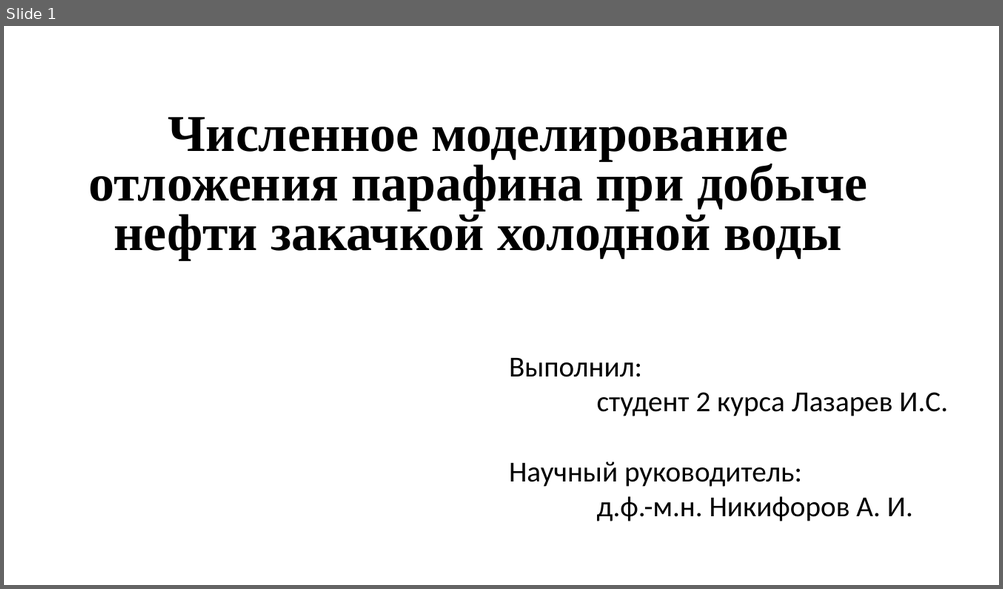
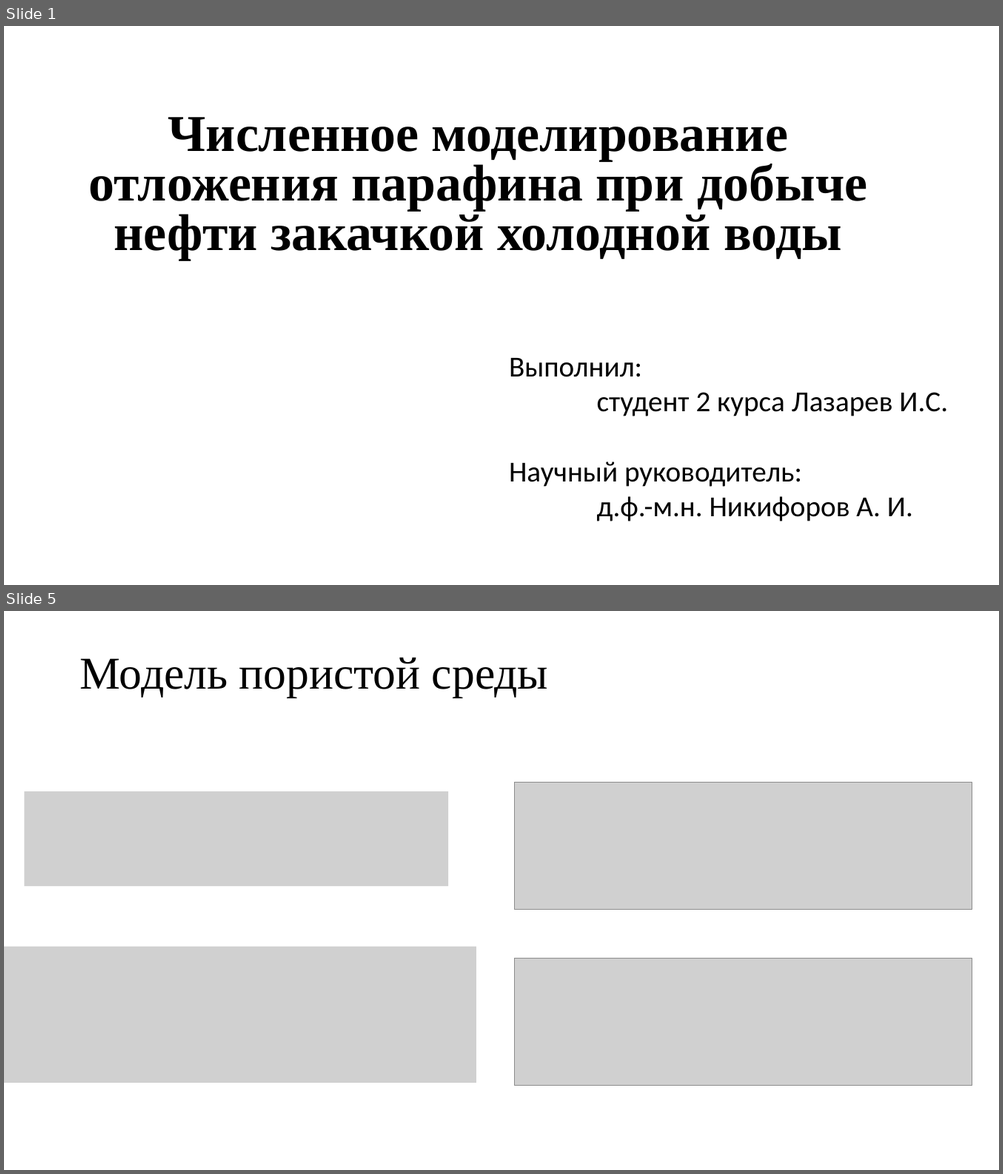
Before and after one commit to 1g0g0r/reservoir-simulator, a slide deck: resources/Лазарев.pptx. Shown one above the other, each under a label of ours: slide 1 before the commit, slides 1 and 5 after it; the slides between them are not shown. The pictures are 1003x589 and 1003x1174 pixels, drawn with LibreOffice and Linux fonts; fonts in the diff are those of the drawing; grey boxes stand for pictures. Boxes give left, top, right and bottom in pixels: in the first picture for what was removed or moved away, otherwise in the second. Text is boxed around its words. In the diff, an @@ line names an element or a change of style, - is before the commit and + after.

```diff
--- a/resources/Лазарев.pptx
+++ b/resources/Лазарев.pptx
@@ slide 5 added at bbox=[4, 611, 999, 1170], background #FFFFFF @@
@@ text added at bbox=[80, 658, 548, 698], 44 pt, text #000000 @@
+Модель пористой среды
@@ picture added at bbox=[515, 783, 972, 909] @@
@@ picture added at bbox=[24, 792, 448, 886] @@
@@ picture added at bbox=[4, 947, 475, 1083] @@
@@ picture added at bbox=[515, 959, 972, 1085] @@
```
Also in this commit, not shown: 2 slides changed, 7 other slides added, 1 slide removed, 4 other files.
